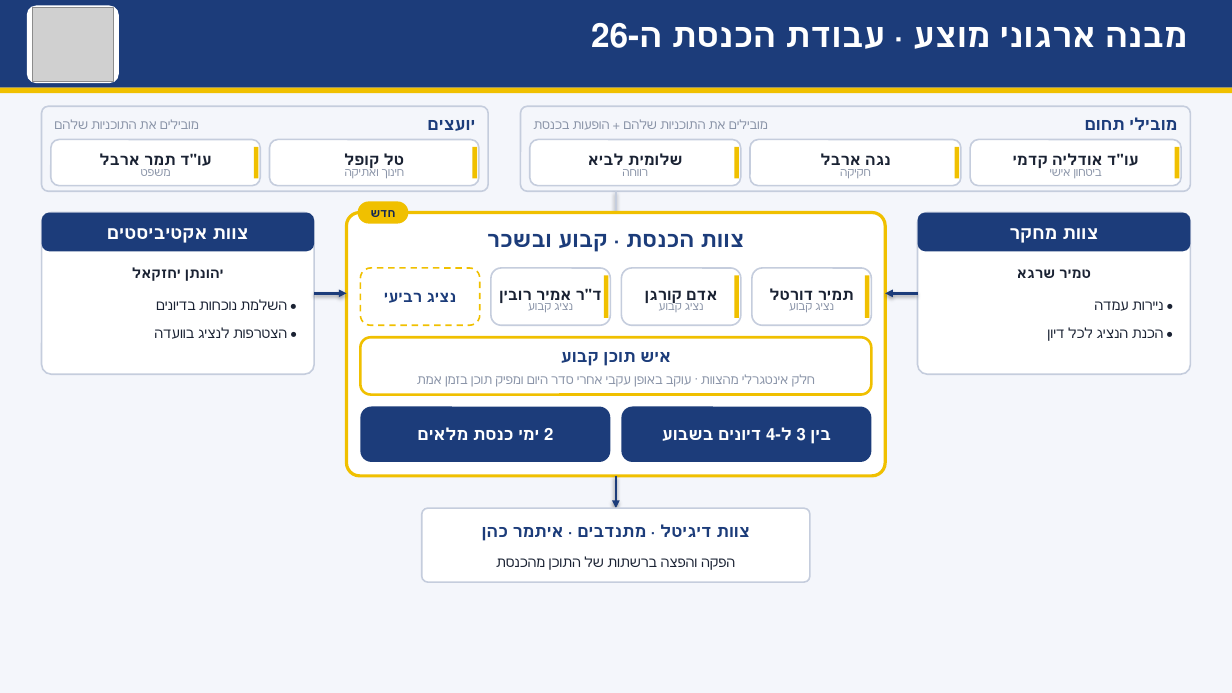
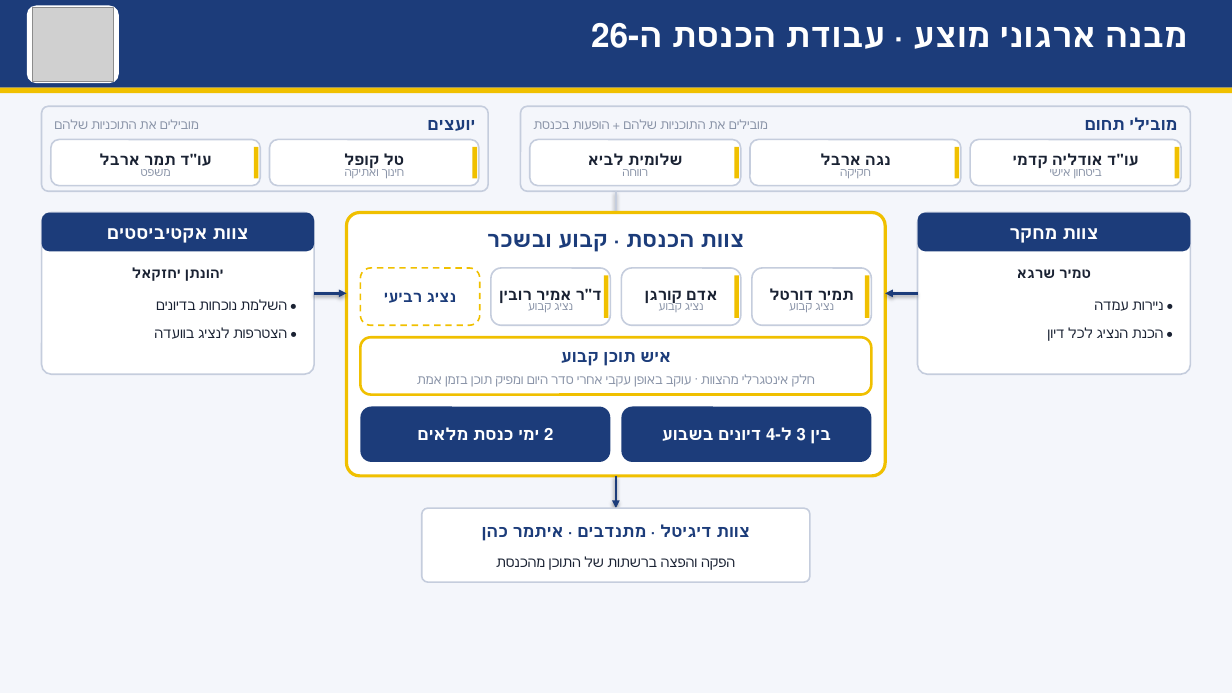
Before and after one commit to akurgana-ctrl/project-2, a slide deck: slide 3 of presentation/out/koach-hitarvut.pptx. Drawn at 1232x693 pixels with LibreOffice and Linux fonts; fonts in the diff are those of the drawing; grey boxes stand for pictures. Boxes give left, top, right and bottom in pixels: in the first picture for what was removed or moved away, otherwise in the second. Text is boxed around its words. In the diff, an @@ line names an element or a change of style, - is before the commit and + after.

```diff
--- a/presentation/out/koach-hitarvut.pptx
+++ b/presentation/out/koach-hitarvut.pptx
@@ rounded rectangle removed at bbox=[358, 201, 409, 224] @@
@@ text removed at bbox=[371, 210, 396, 217] @@
-חדש
```
Also in this commit, not shown: 1 other file.
